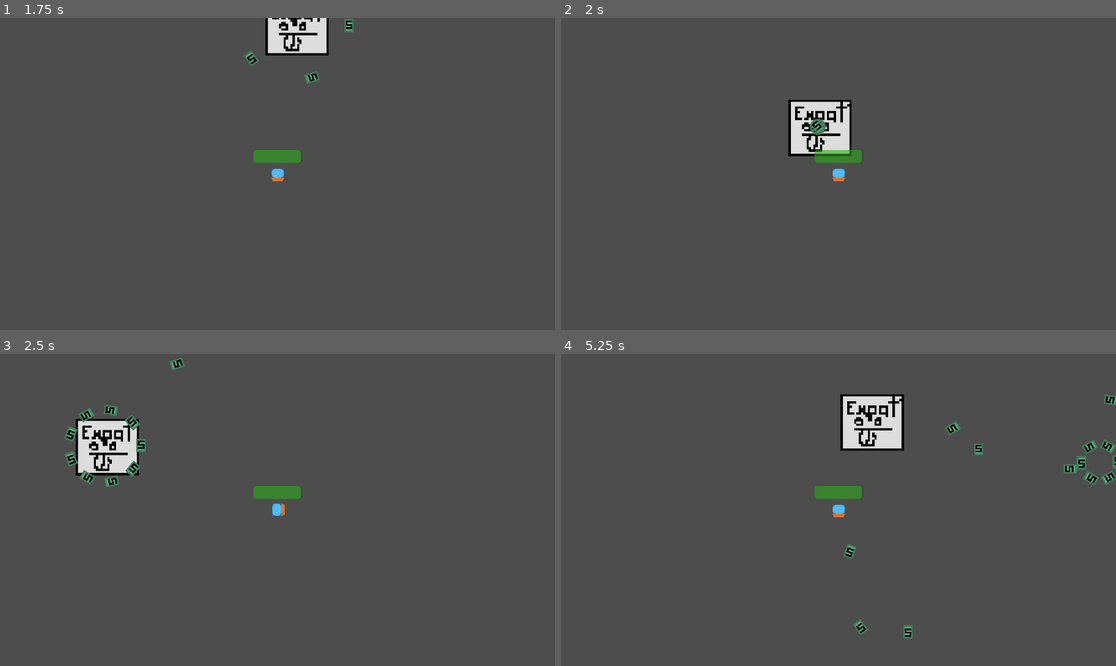
Above: before the commit, frames 1-4 (two rows, left to right).
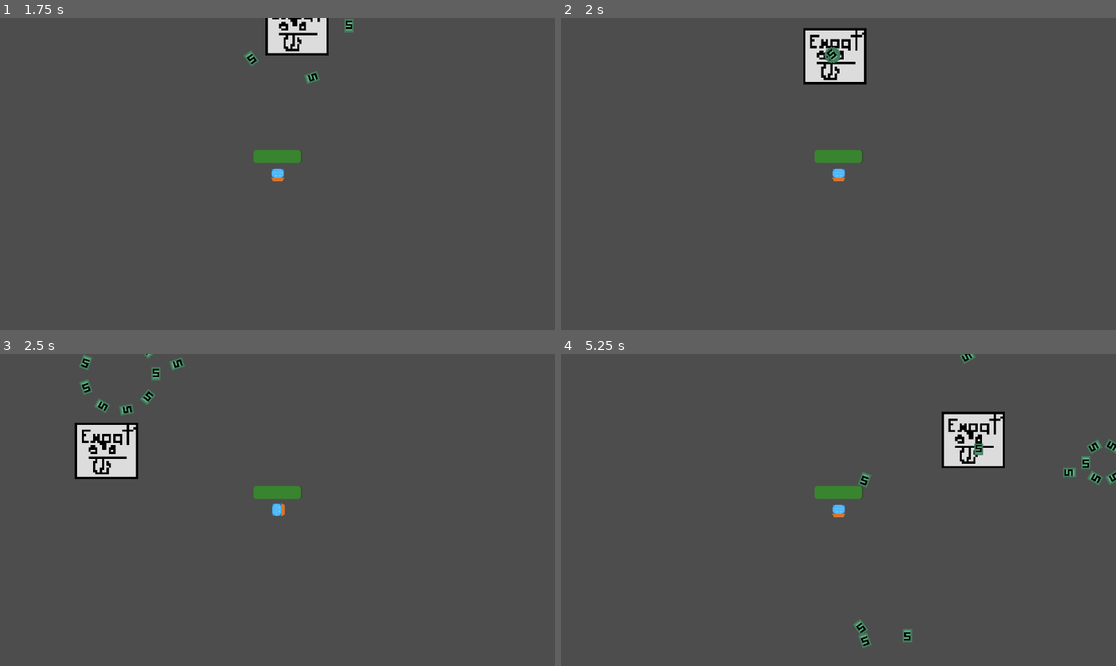
Above: after the commit, the same moments.

Repository: fabriziocasillas/gentrifuego
Game: Godot game, scene res://escenas/bullethell.tscn
The game is run twice, just before and just after one commit, with the same random seed, the same clock (stepped at 60 frames per second) and the same inputs.
Inputs:
- Up to frame 1 (1.75 s): hold D (move_right) 0.53-1.28 s; hold S (move_down) from 1.28 s (still down)
- Up to frame 2 (2 s): keep holding S (move_down)
- Up to frame 3 (2.5 s): release S (move_down) at 2.03 s; hold D (move_right) from 2.03 s (still down)
- Up to frame 4 (5.25 s): release D (move_right) at 2.78 s; hold W (move_up) 2.78-3.53 s; hold A (move_left) 3.53-5.03 s; hold S (move_down) from 5.03 s (still down)

Frame 1 is identical in both runs. In frame 2, 4.0% of the frame differs, in the area x 40-56%, y 3-45%; in frame 3, 2.0%; in frame 4, 4.9%, in the area x 50-100%, y 0-95%.

Commit message:
:sparkles: now the enemy moves to instead of tp to the screen

Diff:
--- a/scripts/enemy.gd
+++ b/scripts/enemy.gd
@@ -7,6 +7,9 @@
 
 var player_position
 var direction
+var target_position: Vector2
+var speed := 1200.0
+
 
 
 func _ready():
@@ -16,6 +19,14 @@
 
 
 	randomize()
+
+func _physics_process(delta):
+	if target_position != Vector2.ZERO:
+		var direction = (target_position - global_position).normalized()
+		position += direction * speed * delta
+
+		if global_position.distance_to(target_position) < 10.0:
+			target_position = Vector2.ZERO
 
 
 func _on_timer_timeout() -> void:
@@ -34,17 +45,18 @@
 
 func _on_visible_on_screen_notifier_2d_screen_exited() -> void:
 	if player:
-		direction = player.global_position
+		var direction = player.global_position
 
-	var offset_x = randi() % 10 + 40
-	var offset_y = randi() % 10 + 40
+		var offset_x = randi() % 10 + 40
+		var offset_y = randi() % 10 + 40
 
-	if randi() % 2 == 0:
-		offset_x *= -1
-	if randi() % 2 == 0:
-		offset_y *= -1
+		if randi() % 2 == 0:
+			offset_x *= -1
+		if randi() % 2 == 0:
+			offset_y *= -1
 
-	global_position = direction + Vector2(offset_x, offset_y)
+		target_position = direction + Vector2(offset_x, offset_y)
+
 
 func increase_difficulty():
 	var tim = $Timer.wait_time
